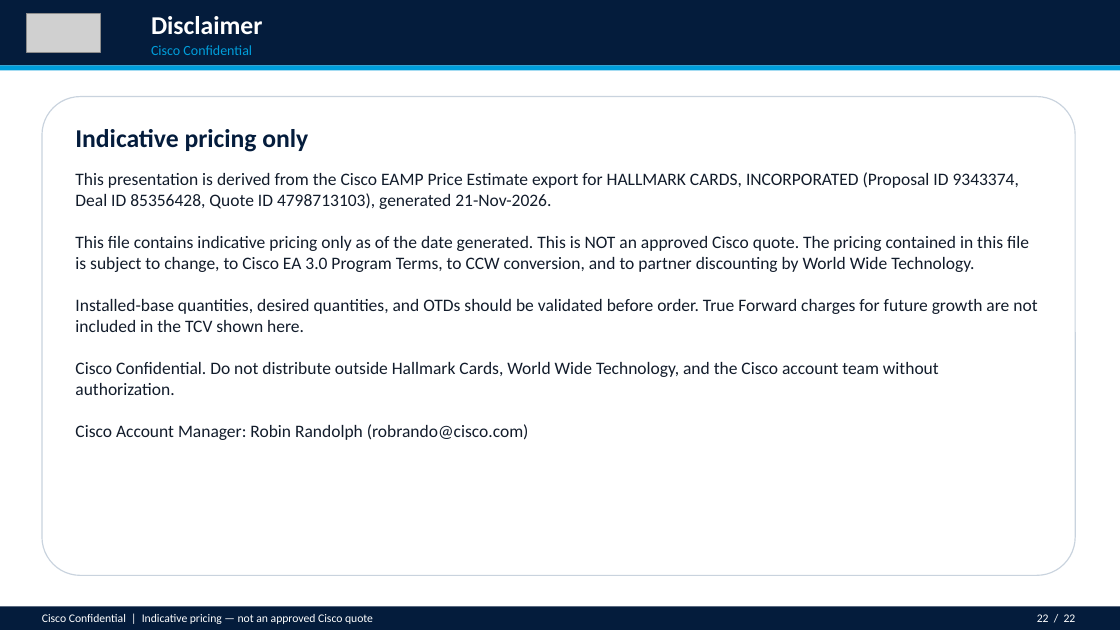
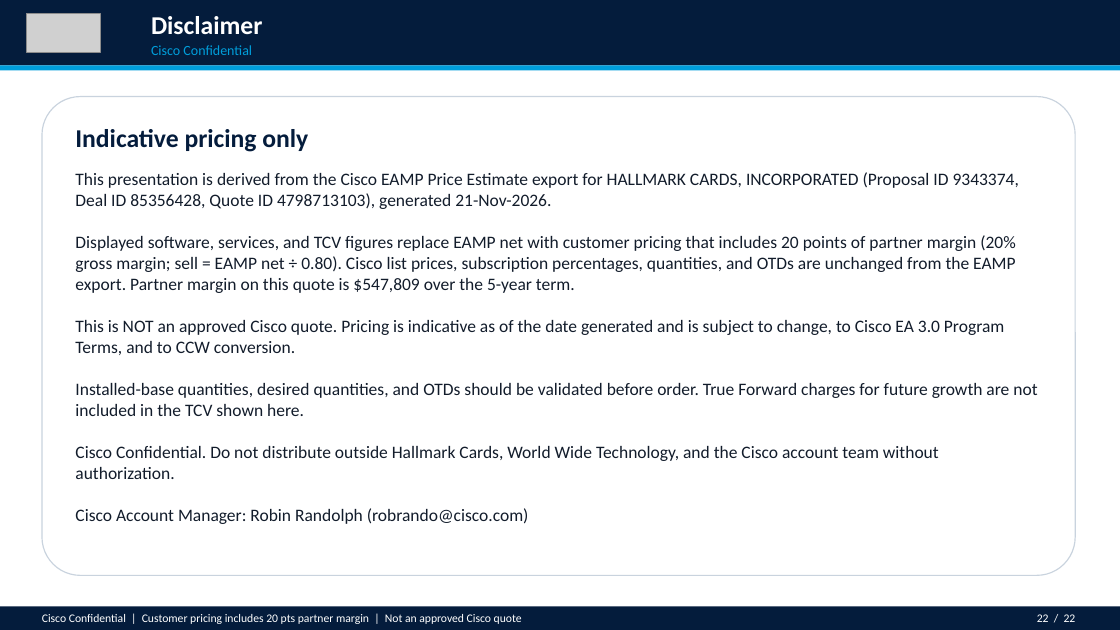
Before and after one commit to chchilds/cxvx, a slide deck: slide 22 of ea-proposal/HALLMARK_CARDS_INCORPORATED_Enterprise_Agreement_Proposal.pptx. Drawn at 1120x630 pixels with LibreOffice and Linux fonts; fonts in the diff are those of the drawing; grey boxes stand for pictures. Boxes give left, top, right and bottom in pixels: in the first picture for what was removed or moved away, otherwise in the second. Text is boxed around its words. In the diff, an @@ line names an element or a change of style, - is before the commit and + after.

```diff
--- a/ea-proposal/HALLMARK_CARDS_INCORPORATED_Enterprise_Agreement_Proposal.pptx
+++ b/ea-proposal/HALLMARK_CARDS_INCORPORATED_Enterprise_Agreement_Proposal.pptx
@@ text at <box>75,172,1037,524</box>: text changed @@
-This presentation is derived from the Cisco EAMP Price Estimate export for HALLMARK CARDS, INCORPORATED (Proposal ID 9343374, Deal ID 85356428, Quote ID 4798713103), generated 21-Nov-2026.
-This file contains indicative pricing only as of the date generated. This is NOT an approved Cisco quote. The pricing contained in this file is subject to change, to Cisco EA 3.0 Program Terms, to CCW conversion, and to partner discounting by World Wide Technology.
-Installed-base quantities, desired quantities, and OTDs should be validated before order. True Forward charges for future growth are not included in the TCV shown here.
-Cisco Confidential. Do not distribute outside Hallmark Cards, World Wide Technology, and the Cisco account team without authorization.
-Cisco Account Manager: Robin Randolph (robrando@cisco.com)
+This presentation is derived from the Cisco EAMP Price Estimate export for HALLMARK CARDS, INCORPORATED (Proposal ID 9343374, Deal ID 85356428, Quote ID 4798713103), generated 21-Nov-2026.
+Displayed software, services, and TCV figures replace EAMP net with customer pricing that includes 20 points of partner margin (20% gross margin; sell = EAMP net ÷ 0.80). Cisco list prices, subscription percentages, quantities, and OTDs are unchanged from the EAMP export. Partner margin on this quote is $547,809 over the 5-year term.
+This is NOT an approved Cisco quote. Pricing is indicative as of the date generated and is subject to change, to Cisco EA 3.0 Program Terms, and to CCW conversion.
+Installed-base quantities, desired quantities, and OTDs should be validated before order. True Forward charges for future growth are not included in the TCV shown here.
+Cisco Confidential. Do not distribute outside Hallmark Cards, World Wide Technology, and the Cisco account team without authorization.
+Cisco Account Manager: Robin Randolph (robrando@cisco.com)
@@ text at <box>42,614,522,624</box>: text changed @@
-Cisco Confidential | Indicative pricing — not an approved Cisco quote
+Cisco Confidential | Customer pricing includes 20 pts partner margin | Not an approved Cisco quote
```
Also in this commit, not shown: 20 other slides changed, 4 other files.
